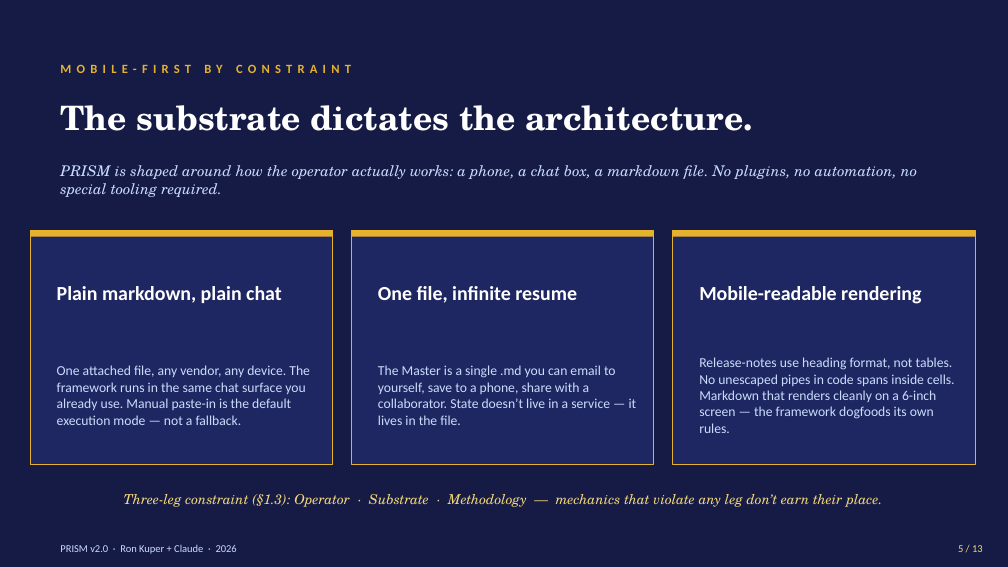
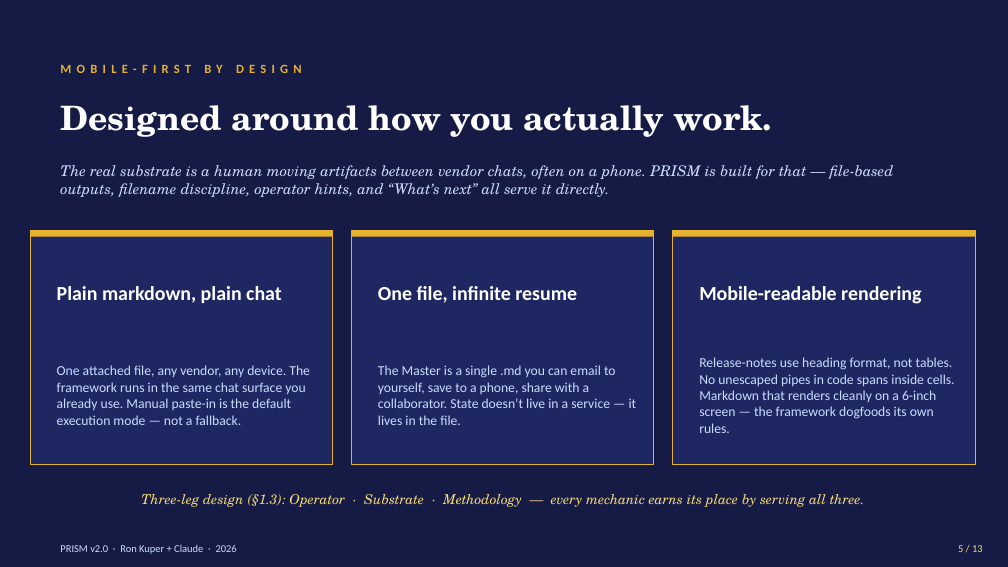
Before and after one commit to Ronkupper/PRISM, a slide deck: slide 5 of assets/PRISM_teaser.pptx. Drawn at 1008x567 pixels with LibreOffice and Linux fonts; fonts in the diff are those of the drawing. Boxes give left, top, right and bottom in pixels: in the first picture for what was removed or moved away, otherwise in the second. Text is boxed around its words. In the diff, an @@ line names an element or a change of style, - is before the commit and + after.

Commit message:
assets: reframe Mobile-first slide from constraint to design
"Mobile-first by design" not "by constraint." Mobile-first isn't a
limitation PRISM works around \u2014 it's a deliberate design choice that
produces concrete strengths: file-based outputs, filename discipline,
operator hints, "What's next" all serve the real substrate of a human
moving artifacts between vendor chats.

```diff
--- a/assets/PRISM_teaser.pptx
+++ b/assets/PRISM_teaser.pptx
@@ text at [203, 65, 244, 507]: text changed @@
-MOBILE-FIRST BY CONSTRAINT
+MOBILE-FIRST BY DESIGN
@@ text at [60, 105, 771, 137]: text changed @@
-The substrate dictates the architecture.
+Designed around how you actually work.
@@ text at [60, 165, 894, 197]: text changed @@
-PRISM is shaped around how the operator actually works: a phone, a chat box, a markdown file. No plugins, no automation, no special tooling required.
+The real substrate is a human moving artifacts between vendor chats, often on a phone. PRISM is built for that — file-based outputs, filename discipline, operator hints, and “What’s next” all serve it directly.
@@ text at [141, 494, 865, 507]: text changed @@
-Three-leg constraint (§1.3): Operator · Substrate · Methodology — mechanics that violate any leg don’t earn their place.
+Three-leg design (§1.3): Operator · Substrate · Methodology — every mechanic earns its place by serving all three.
```
Also in this commit, not shown: 1 other file.
